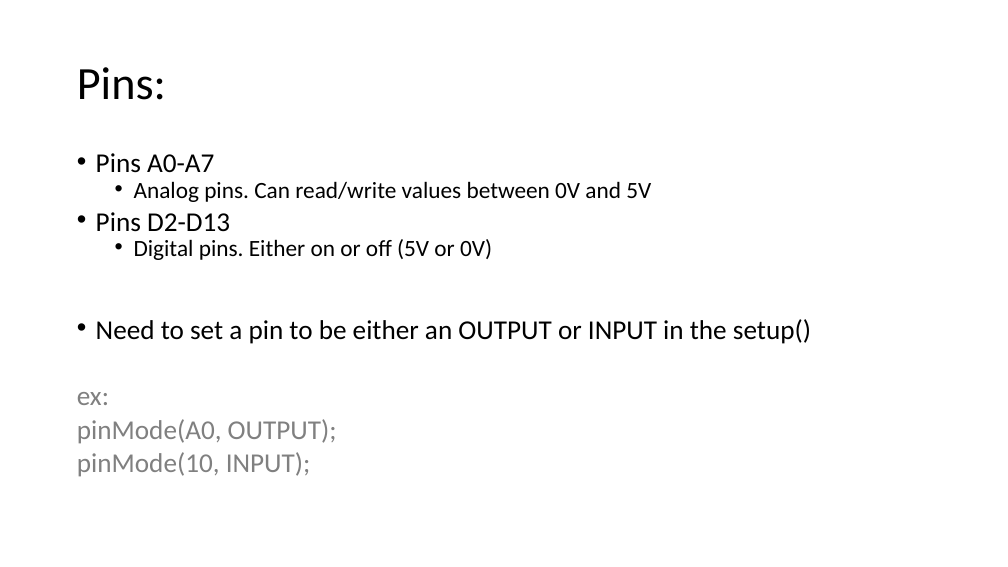
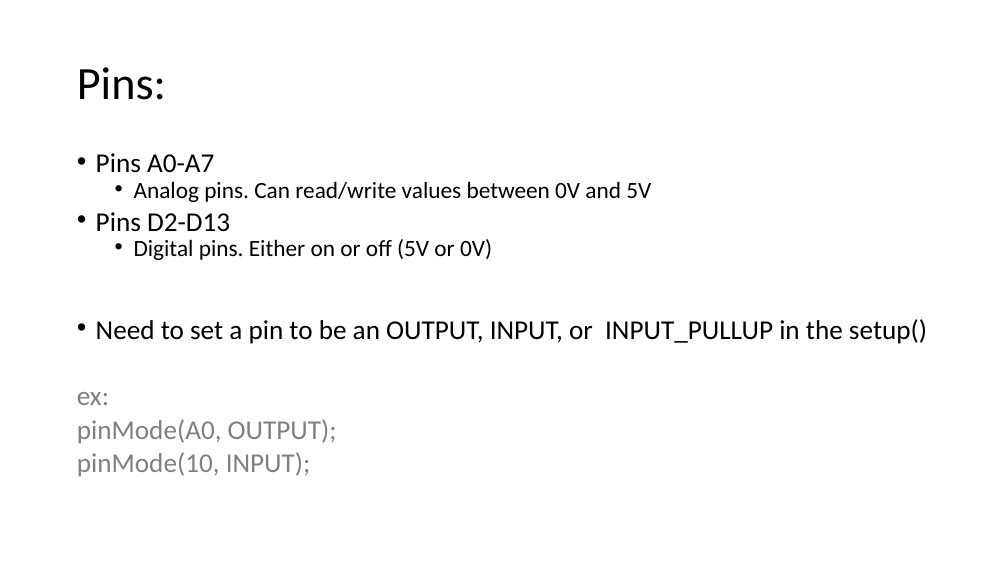
Before and after one commit to Runtime-Learner/McGill-BattleBots-Club, a slide deck: slide 7 of ECSE/Workshop-2/workshop2.pptx. Drawn at 1008x567 pixels with LibreOffice and Linux fonts; fonts in the diff are those of the drawing. Boxes give left, top, right and bottom in pixels: in the first picture for what was removed or moved away, otherwise in the second. Text is boxed around its words. In the diff, an @@ line names an element or a change of style, - is before the commit and + after.

```diff
--- a/ECSE/Workshop-2/workshop2.pptx
+++ b/ECSE/Workshop-2/workshop2.pptx
@@ text at <box>96,319,927,344</box>: text changed @@
-• Need to set a pin to be either an OUTPUT or INPUT in the setup()
+• Need to set a pin to be an OUTPUT, INPUT, or INPUT_PULLUP in the setup()
```
Also in this commit, not shown: 1 other slide changed, 2 other files.
